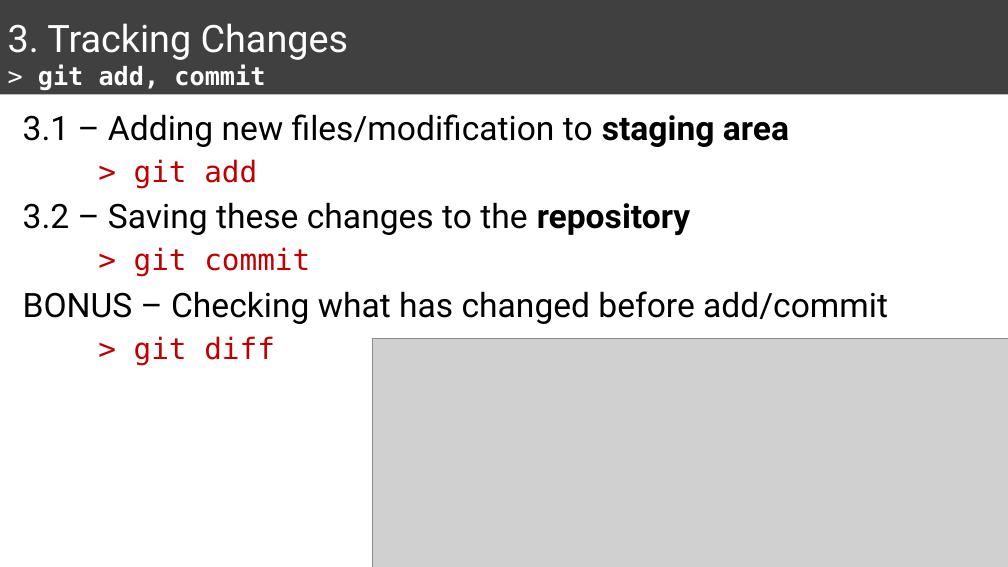
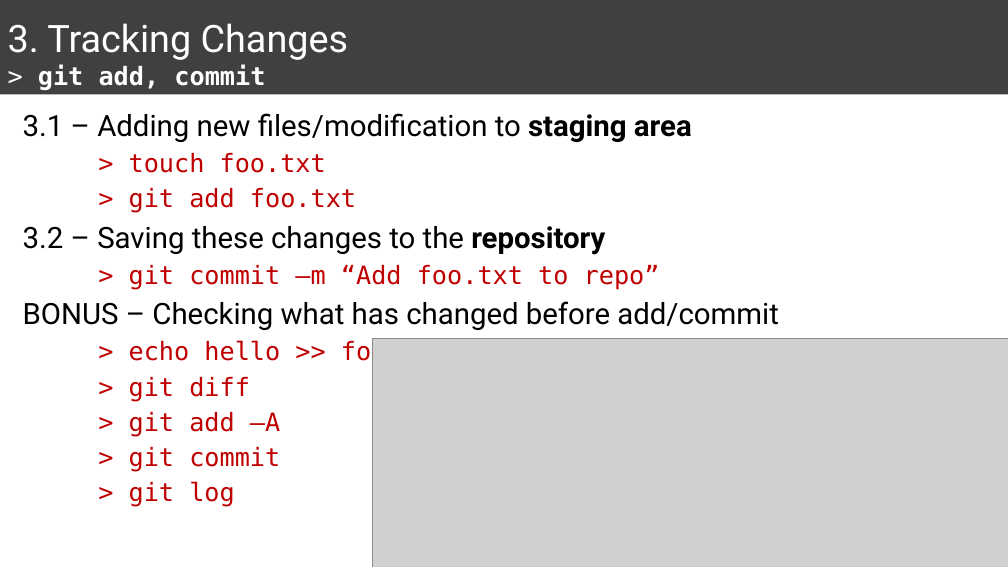
Before and after one commit to mychan24/git_github_workshop, a slide deck: slide 7 of Presentation1.pptx. Drawn at 1008x567 pixels with LibreOffice and Linux fonts; fonts in the diff are those of the drawing; grey boxes stand for pictures. Boxes give left, top, right and bottom in pixels: in the first picture for what was removed or moved away, otherwise in the second. Text is boxed around its words. In the diff, an @@ line names an element or a change of style, - is before the commit and + after.

```diff
--- a/Presentation1.pptx
+++ b/Presentation1.pptx
@@ text at [23,113,692,472]: size 32 to 28 pt in "3.1 – Adding new files/modification to staging ...", "3.2 – Saving these changes to the ..."; size 28 to 24 pt in "> git commit" @@
@@ text at [129,153,356,213]: text changed; size 28 to 24 pt @@
-> git add
+> touch foo.txt
+> git add foo.txt
@@ text at [23,265,779,437]: paragraphs added @@
+> git commit –m “Add foo.txt to repo”
+BONUS – Checking what has changed before add/commit
+> echo hello >> foo.txt
+> git diff
+> git add –A
@@ text at [129,481,235,507]: text changed; size 32 to 24 pt; font Roboto to DejaVu Sans Mono; text colour #000000 to #C00000 @@
-BONUS – Checking what has changed before add/commit
-> git diff
+> git log
```
Also in this commit, not shown: 2 slides added, 1 slide removed, 1 other file.
